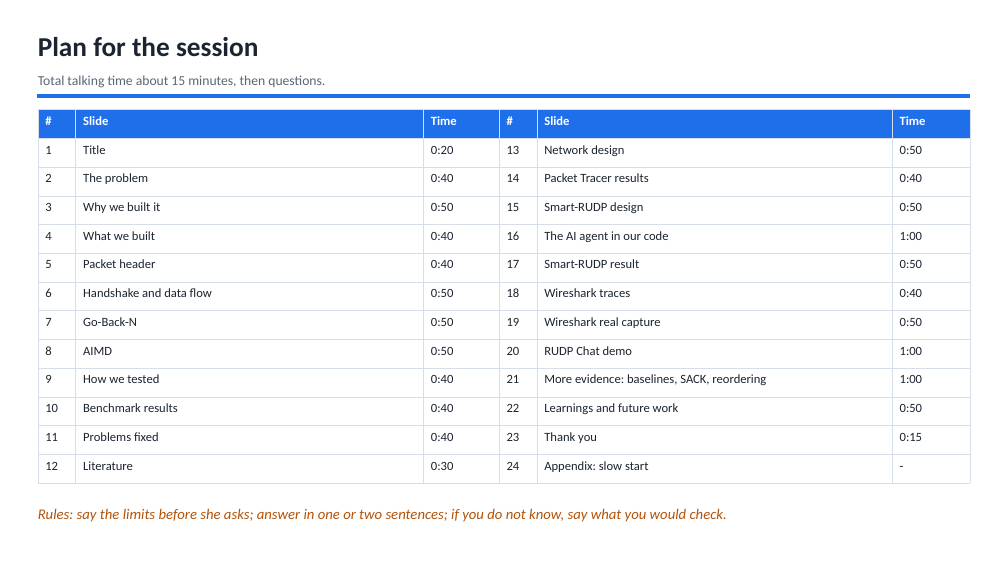
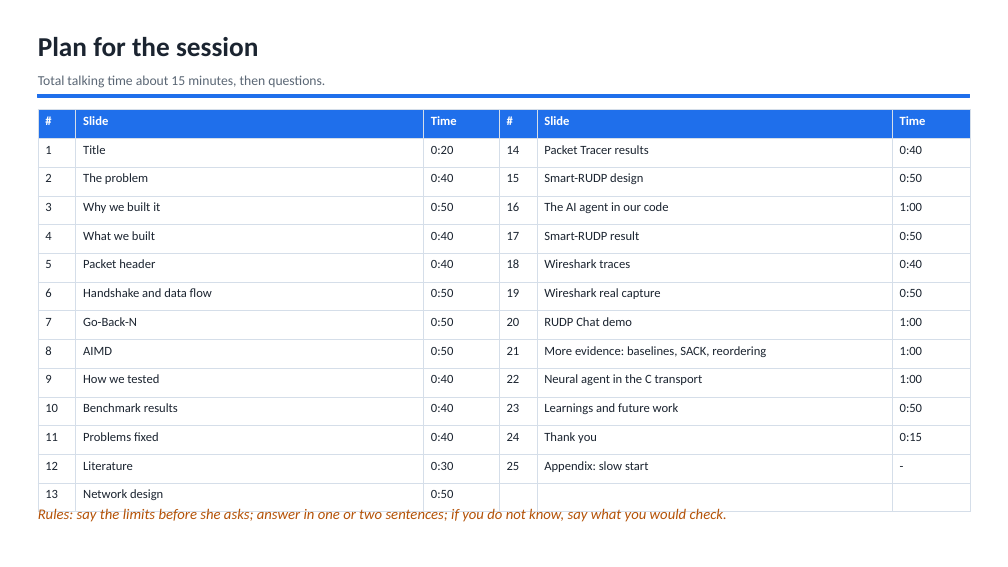
Before and after one commit to Capsturrrr/rudp, a slide deck: slide 2 of docs/RUDP_Host_Guide.pptx. Drawn at 1008x567 pixels with LibreOffice and Linux fonts; fonts in the diff are those of the drawing. Boxes give left, top, right and bottom in pixels: in the first picture for what was removed or moved away, otherwise in the second. Text is boxed around its words. In the diff, an @@ line names an element or a change of style, - is before the commit and + after.

```diff
--- a/docs/RUDP_Host_Guide.pptx
+++ b/docs/RUDP_Host_Guide.pptx
@@ table at (x1=38, y1=110, x2=970, y2=504) @@
-row 2: 1 | Title | 0:20 | 13 | Network design | 0:50
-row 3: 2 | The problem | 0:40 | 14 | Packet Tracer results | 0:40
-row 4: 3 | Why we built it | 0:50 | 15 | Smart-RUDP design | 0:50
-row 5: 4 | What we built | 0:40 | 16 | The AI agent in our code | 1:00
-row 6: 5 | Packet header | 0:40 | 17 | Smart-RUDP result | 0:50
-row 7: 6 | Handshake and data flow | 0:50 | 18 | Wireshark traces | 0:40
-row 8: 7 | Go-Back-N | 0:50 | 19 | Wireshark real capture | 0:50
-row 9: 8 | AIMD | 0:50 | 20 | RUDP Chat demo | 1:00
-row 10: 9 | How we tested | 0:40 | 21 | More evidence: baselines, SACK, reordering | 1:00
-row 11: 10 | Benchmark results | 0:40 | 22 | Learnings and future work | 0:50
-row 12: 11 | Problems fixed | 0:40 | 23 | Thank you | 0:15
-row 13: 12 | Literature | 0:30 | 24 | Appendix: slow start | -
+row 2: 1 | Title | 0:20 | 14 | Packet Tracer results | 0:40
+row 3: 2 | The problem | 0:40 | 15 | Smart-RUDP design | 0:50
+row 4: 3 | Why we built it | 0:50 | 16 | The AI agent in our code | 1:00
+row 5: 4 | What we built | 0:40 | 17 | Smart-RUDP result | 0:50
+row 6: 5 | Packet header | 0:40 | 18 | Wireshark traces | 0:40
+row 7: 6 | Handshake and data flow | 0:50 | 19 | Wireshark real capture | 0:50
+row 8: 7 | Go-Back-N | 0:50 | 20 | RUDP Chat demo | 1:00
+row 9: 8 | AIMD | 0:50 | 21 | More evidence: baselines, SACK, reordering | 1:00
+row 10: 9 | How we tested | 0:40 | 22 | Neural agent in the C transport | 1:00
+row 11: 10 | Benchmark results | 0:40 | 23 | Learnings and future work | 0:50
+row 12: 11 | Problems fixed | 0:40 | 24 | Thank you | 0:15
+row 13: 12 | Literature | 0:30 | 25 | Appendix: slow start | -
+row 14: 13 | Network design | 0:50 |  |  | 
```
Also in this commit, not shown: 3 other slides changed, 1 slide added, 36 other files.
